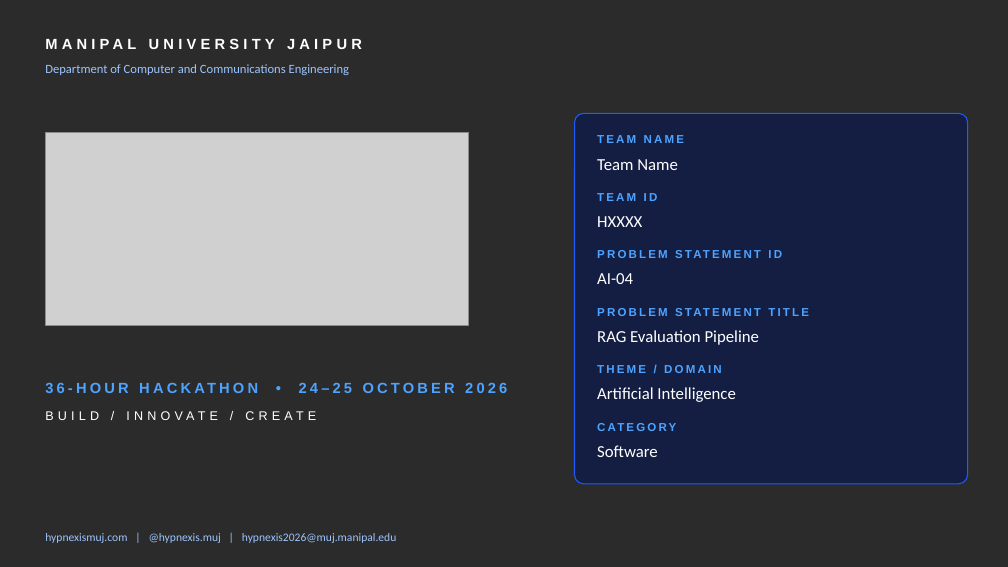
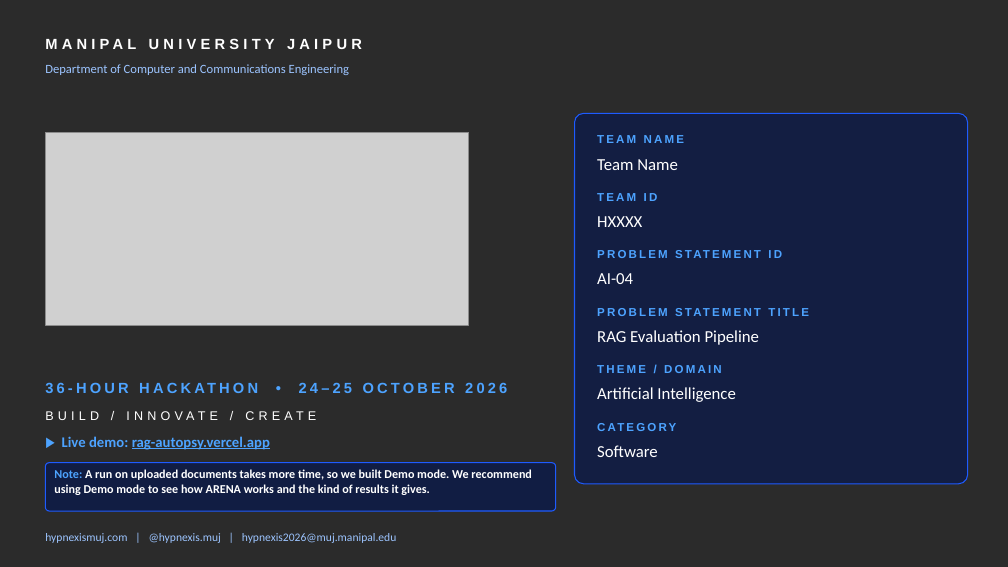
Before and after one commit to GargeeTripathi/ARENA, a slide deck: slide 1 of RAG_Autopsy_HYPNEXIS26.pptx. Drawn at 1008x567 pixels with LibreOffice and Linux fonts; fonts in the diff are those of the drawing; grey boxes stand for pictures; background and template pictures are left out; a plain dark background stands for a picture behind light text. Boxes give left, top, right and bottom in pixels: in the first picture for what was removed or moved away, otherwise in the second. Text is boxed around its words. In the diff, an @@ line names an element or a change of style, - is before the commit and + after.

```diff
--- a/RAG_Autopsy_HYPNEXIS26.pptx
+++ b/RAG_Autopsy_HYPNEXIS26.pptx
@@ text added at (62,436,270,450), 14 pt, text #4DA3FF, bold, underline @@
+▶ Live demo: rag-autopsy.vercel.app
@@ rounded rectangle added at (45,463,556,511), fill #0B1A4A at 80% opacity, outline #1E5BFF 1 pt @@
@@ text added at (54,469,531,495), 11.5 pt, text #FFFFFF, bold @@
+Note: A run on uploaded documents takes more time, so we built Demo mode. We recommend using Demo mode to see how ARENA works and the kind of results it gives.
```
